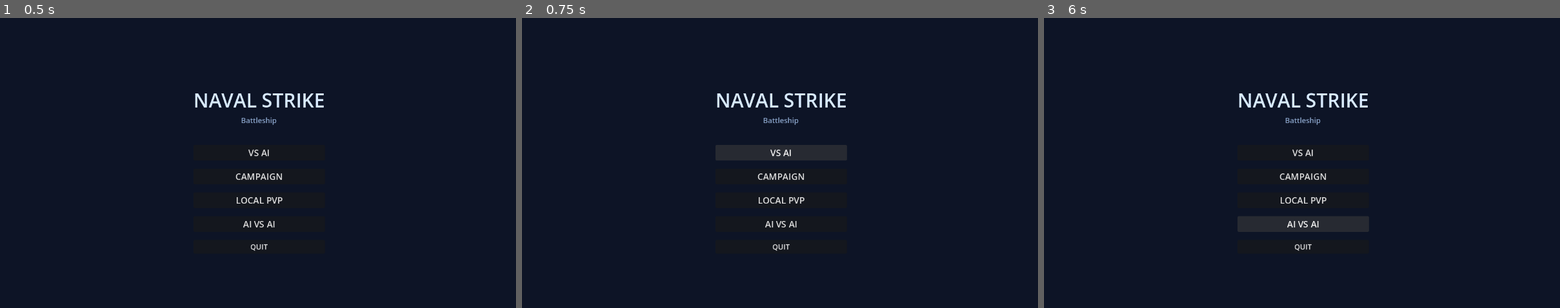
Above: before the commit, frames 1-3 (left to right).
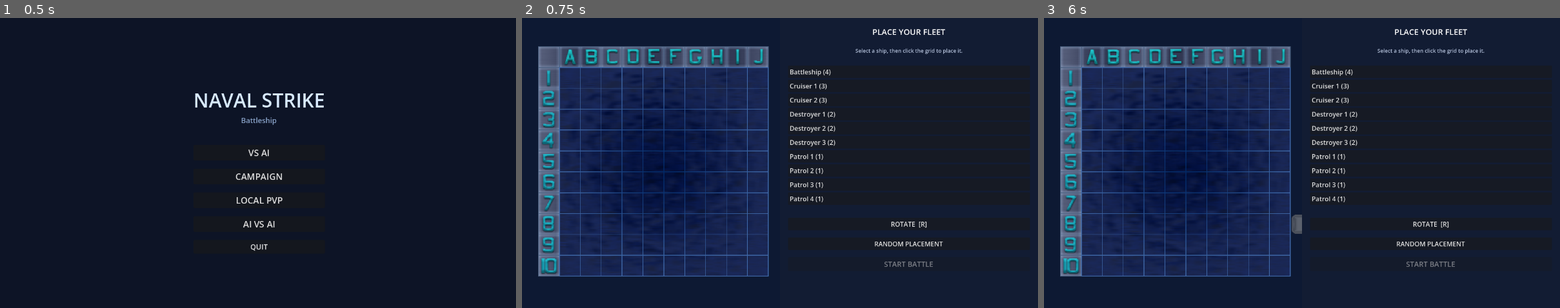
Above: after the commit, the same moments.

Repository: d1pg1/battleship
Game: Godot game, scene res://scenes/main_menu.tscn
Same seed, same stepped clock (60 frames per second), same inputs: the game is played once before the commit and once after it.
Inputs (mouse positions are in pixels of both pictures, inside the frame that each line leads up to):
- Up to frame 1 (0.5 s): no input
- Up to frame 2 (0.75 s): click "VS AI" at 0.5 s
- Up to frame 3 (6 s): click (1302, 200) at 1.25 s, where only the run before the commit has a clickable "LOCAL PVP"; click (1302, 177) at 2 s, where only the run before the commit has a clickable "CAMPAIGN"; click (1302, 177) at 2.75 s, where only the run before the commit has a clickable "CAMPAIGN"; click (1431, 73) at 3.5 s, where only the run after the commit has a clickable "Battleship (4)"; click (1431, 84) at 4.25 s, where only the run after the commit has a clickable "Cruiser 1 (3)"; click (1431, 99) at 5 s, where only the run after the commit has a clickable "Cruiser 2 (3)"; click (1302, 223) at 5.75 s, where only the run before the commit has a clickable "AI VS AI"

Frame 1 is identical in both runs. In frame 2, 36% of the frame differs, in the area x 3-86%, y 3-90%; in frame 3, 36%.
Error before the commit: Parse Error: Cannot infer the type of "center" variable because the value doesn't have a set type. (res://autoload/game_manager.gd:427)

Commit message:
new plot

Diff:
--- a/autoload/game_manager.gd
+++ b/autoload/game_manager.gd
@@ -26,8 +26,10 @@
 		"victory": "Careful now, commander. You have learned the waters first.",
 		"dialogue": [
 			{ "speaker": "Grandparents", "text": "Commander, thank the tides you came. Our little experimental vessel, Kolobok, has escaped the yard." },
+			{ "speaker": "{player}", "text": "Give me a fleet and a heading. I will bring Kolobok back." },
 			{ "speaker": "Grandparents", "text": "First, place your fleet. Ships can face sideways or forward, but they cannot touch, even by corners." },
 			{ "speaker": "Grandparents", "text": "In battle, choose a square on the enemy waters. A hit lets you fire again. A miss gives the enemy a turn." },
+			{ "speaker": "{player}", "text": "Understood. I will read the water one shot at a time." },
 			{ "speaker": "Grandparents", "text": "We will fire slowly and without tricks. Learn the grid, commander. Then follow Kolobok's wake." }
 		]
 	},
@@ -43,6 +45,7 @@
 		"victory": "Fast is not the same as accurate.",
 		"dialogue": [
 			{ "speaker": "Hare", "text": "Too slow! Too slow! Kolobok is already beyond your spyglass." },
+			{ "speaker": "{player}", "text": "Then I will make each shot count." },
 			{ "speaker": "Hare", "text": "You get ten seconds for each shot. I will pepper the waters until something cracks." }
 		]
 	},
@@ -57,6 +60,7 @@
 		"victory": "The hunter loses the trail.",
 		"dialogue": [
 			{ "speaker": "Wolf", "text": "Random waves are for frightened crews. I hunt patterns." },
+			{ "speaker": "{player}", "text": "Patterns can be broken." },
 			{ "speaker": "Wolf", "text": "Once I strike steel, I search around the wound until the whole ship goes under." }
 		]
 	},
@@ -72,6 +76,7 @@
 		"victory": "The sea is still again.",
 		"dialogue": [
 			{ "speaker": "Bear", "text": "Little shots. Little guesses. The sea trembles when I move." },
+			{ "speaker": "{player}", "text": "Then I will stay ahead of the tremor." },
 			{ "speaker": "Bear", "text": "Every few turns I strike a whole cross of water. Hide well, commander." }
 		]
 	},
@@ -87,6 +92,7 @@
 		"victory": "Kolobok slips away beyond the smoke.",
 		"dialogue": [
 			{ "speaker": "Kolobok", "text": "I sailed from the old hands. I sailed from the fast one. I sailed from the hunter." },
+			{ "speaker": "{player}", "text": "And now you sail into my grid." },
 			{ "speaker": "Kolobok", "text": "Strike me and I may shift what you have not yet found. Catch me if you can, commander." }
 		]
 	},
@@ -102,6 +108,7 @@
 		"victory": "The fox's whisper fades under the waves.",
 		"dialogue": [
 			{ "speaker": "Fox", "text": "You have become clever. That is dangerous. Clever captains trust what they think they see." },
+			{ "speaker": "{player}", "text": "Then I will trust the pattern, not the whisper." },
 			{ "speaker": "Fox", "text": "Some signals will lie. Come closer, commander. Just a little closer." }
 		]
 	},
@@ -117,6 +124,7 @@
 		"victory": "You have grown... enough to stop me.",
 		"dialogue": [
 			{ "speaker": "True Kolobok", "text": "You have learned from them. Speed. Hunger. Pressure. Doubt." },
+			{ "speaker": "{player}", "text": "I learned enough to end the chase." },
 			{ "speaker": "True Kolobok", "text": "I can shift, deceive, and strike wide. I am not running. I am choosing." }
 		]
 	},
@@ -129,6 +137,8 @@
 var last_winner: String = ""
 var active_player: int = 1
 var campaign_level_index: int = 0
+var campaign_player_name: String = "Commander"
+var campaign_in_progress := false
 
 var _ai  # AIController — set by start_battle()
 var _ai_player_1
@@ -185,10 +195,23 @@
 	mode = new_mode
 	reset()
 
-func start_campaign() -> void:
+func start_campaign(player_name: String = "") -> void:
 	mode = GameMode.CAMPAIGN
 	campaign_level_index = 0
+	campaign_player_name = _clean_campaign_name(player_name)
+	campaign_in_progress = true
 	reset()
+
+func continue_campaign() -> void:
+	mode = GameMode.CAMPAIGN
+	campaign_in_progress = true
+	reset()
+
+func has_campaign_progress() -> bool:
+	return campaign_in_progress and campaign_level_index >= 0 and campaign_level_index < CAMPAIGN_LEVELS.size()
+
+func complete_campaign() -> void:
+	campaign_in_progress = false
 
 func campaign_level() -> Dictionary:
 	return CAMPAIGN_LEVELS[campaign_level_index]
@@ -211,6 +234,9 @@
 
 func campaign_dialogue() -> Array:
 	return campaign_level()["dialogue"]
+
+func campaign_display_text(text: String) -> String:
+	return text.replace("{player}", campaign_player_name)
 
 func campaign_portrait_color() -> Color:
 	return campaign_level()["portrait_color"]
@@ -424,15 +450,15 @@
 	return true
 
 func _run_campaign_area_attack() -> void:
-	var center := _ai.choose_cell()
-	var cells := _area_cells(center)
+	var center: Vector2i = _ai.choose_cell()
+	var cells: Array[Vector2i] = _area_cells(center)
 	var hit_any := false
 	campaign_event.emit("%s launches an area strike." % campaign_opponent_name())
 	_bear_area_cooldown = 3
 	for cell in cells:
 		if player_board.is_already_fired(cell):
 			continue
-		var result := player_board.fire(cell)
+		var result: Dictionary = player_board.fire(cell)
 		var fired_cells: Array[Vector2i] = [cell]
 		_ai.add_to_fired(fired_cells)
 		_ai.on_fire_result(cell, result)
@@ -487,4 +513,12 @@
 	_player_turn_timer.stop()
 	state = State.GAME_OVER
 	last_winner = winner
+	if mode == GameMode.CAMPAIGN and winner == "player" and campaign_is_final_level():
+		complete_campaign()
 	game_ended.emit(winner)
+
+func _clean_campaign_name(player_name: String) -> String:
+	var cleaned := player_name.strip_edges()
+	if cleaned.is_empty():
+		return campaign_player_name if not campaign_player_name.is_empty() else "Commander"
+	return cleaned.substr(0, 18)
--- a/scenes/main_menu.tscn
+++ b/scenes/main_menu.tscn
@@ -92,3 +92,137 @@
 size_flags_horizontal = 3
 theme_override_font_sizes/font_size = 18
 text = "QUIT"
+
+[node name="CampaignPrompt" type="Control" parent="."]
+visible = false
+layout_mode = 0
+anchor_right = 1.0
+anchor_bottom = 1.0
+mouse_filter = 0
+
+[node name="Scrim" type="ColorRect" parent="CampaignPrompt"]
+layout_mode = 0
+anchor_right = 1.0
+anchor_bottom = 1.0
+color = Color(0.03, 0.06, 0.11, 0.92)
+
+[node name="Panel" type="PanelContainer" parent="CampaignPrompt"]
+layout_mode = 0
+anchor_left = 0.5
+anchor_right = 0.5
+anchor_top = 0.5
+anchor_bottom = 0.5
+offset_left = -220.0
+offset_right = 220.0
+offset_top = -150.0
+offset_bottom = 150.0
+
+[node name="VBox" type="VBoxContainer" parent="CampaignPrompt/Panel"]
+custom_minimum_size = Vector2(440, 300)
+layout_mode = 2
+alignment = 1
+
+[node name="PromptTitle" type="Label" parent="CampaignPrompt/Panel/VBox"]
+layout_mode = 2
+size_flags_horizontal = 3
+theme_override_font_sizes/font_size = 24
+text = "CAMPAIGN IN PROGRESS"
+horizontal_alignment = 1
+
+[node name="PromptDetail" type="Label" parent="CampaignPrompt/Panel/VBox"]
+layout_mode = 2
+size_flags_horizontal = 3
+theme_override_font_sizes/font_size = 16
+theme_override_colors/font_color = Color(0.75, 0.84, 1, 1)
+text = "Continue?"
+horizontal_alignment = 1
+autowrap_mode = 3
+
+[node name="SpacerPrompt" type="Control" parent="CampaignPrompt/Panel/VBox"]
+custom_minimum_size = Vector2(0, 22)
+layout_mode = 2
+
+[node name="ContinueButton" type="Button" parent="CampaignPrompt/Panel/VBox"]
+layout_mode = 2
+size_flags_horizontal = 3
+theme_override_font_sizes/font_size = 18
+text = "CONTINUE"
+
+[node name="NewCampaignButton" type="Button" parent="CampaignPrompt/Panel/VBox"]
+layout_mode = 2
+size_flags_horizontal = 3
+theme_override_font_sizes/font_size = 18
+text = "START NEW"
+
+[node name="CancelButton" type="Button" parent="CampaignPrompt/Panel/VBox"]
+layout_mode = 2
+size_flags_horizontal = 3
+theme_override_font_sizes/font_size = 16
+text = "CANCEL"
+
+[node name="NamePrompt" type="Control" parent="."]
+visible = false
+layout_mode = 0
+anchor_right = 1.0
+anchor_bottom = 1.0
+mouse_filter = 0
+
+[node name="Scrim" type="ColorRect" parent="NamePrompt"]
+layout_mode = 0
+anchor_right = 1.0
+anchor_bottom = 1.0
+color = Color(0.03, 0.06, 0.11, 0.92)
+
+[node name="Panel" type="PanelContainer" parent="NamePrompt"]
+layout_mode = 0
+anchor_left = 0.5
+anchor_right = 0.5
+anchor_top = 0.5
+anchor_bottom = 0.5
+offset_left = -220.0
+offset_right = 220.0
+offset_top = -135.0
+offset_bottom = 135.0
+
+[node name="VBox" type="VBoxContainer" parent="NamePrompt/Panel"]
+custom_minimum_size = Vector2(440, 270)
+layout_mode = 2
+alignment = 1
+
+[node name="NameTitle" type="Label" parent="NamePrompt/Panel/VBox"]
+layout_mode = 2
+size_flags_horizontal = 3
+theme_override_font_sizes/font_size = 24
+text = "COMMANDER NAME"
+horizontal_alignment = 1
+
+[node name="NameDetail" type="Label" parent="NamePrompt/Panel/VBox"]
+layout_mode = 2
+size_flags_horizontal = 3
+theme_override_font_sizes/font_size = 15
+theme_override_colors/font_color = Color(0.75, 0.84, 1, 1)
+text = "This name is used in campaign dialogue."
+horizontal_alignment = 1
+
+[node name="NameEdit" type="LineEdit" parent="NamePrompt/Panel/VBox"]
+layout_mode = 2
+size_flags_horizontal = 3
+max_length = 18
+placeholder_text = "Commander"
+text = "Commander"
+
+[node name="SpacerName" type="Control" parent="NamePrompt/Panel/VBox"]
+custom_minimum_size = Vector2(0, 18)
+layout_mode = 2
+
+[node name="StartButton" type="Button" parent="NamePrompt/Panel/VBox"]
+layout_mode = 2
+size_flags_horizontal = 3
+theme_override_font_sizes/font_size = 18
+text = "START CAMPAIGN"
+
+[node name="CancelButton" type="Button" parent="NamePrompt/Panel/VBox"]
+layout_mode = 2
+size_flags_horizontal = 3
+theme_override_font_sizes/font_size = 16
+text = "CANCEL"
--- a/scripts/main_menu.gd
+++ b/scripts/main_menu.gd
@@ -6,6 +6,16 @@
 @onready var _local_pvp_btn: Button = $VBox/LocalPvpButton
 @onready var _ai_vs_ai_btn: Button = $VBox/AIVsAIButton
 @onready var _quit_btn: Button = $VBox/QuitButton
+@onready var _campaign_prompt: Control = $CampaignPrompt
+@onready var _prompt_title: Label = $CampaignPrompt/Panel/VBox/PromptTitle
+@onready var _prompt_detail: Label = $CampaignPrompt/Panel/VBox/PromptDetail
+@onready var _continue_btn: Button = $CampaignPrompt/Panel/VBox/ContinueButton
+@onready var _new_campaign_btn: Button = $CampaignPrompt/Panel/VBox/NewCampaignButton
+@onready var _prompt_cancel_btn: Button = $CampaignPrompt/Panel/VBox/CancelButton
+@onready var _name_prompt: Control = $NamePrompt
+@onready var _name_edit: LineEdit = $NamePrompt/Panel/VBox/NameEdit
+@onready var _start_campaign_btn: Button = $NamePrompt/Panel/VBox/StartButton
+@onready var _name_cancel_btn: Button = $NamePrompt/Panel/VBox/CancelButton
 
 func _ready() -> void:
 	_vs_ai_btn.pressed.connect(_on_vs_ai)
@@ -13,14 +23,22 @@
 	_local_pvp_btn.pressed.connect(_on_local_pvp)
 	_ai_vs_ai_btn.pressed.connect(_on_ai_vs_ai)
 	_quit_btn.pressed.connect(_on_quit)
+	_continue_btn.pressed.connect(_on_continue_campaign)
+	_new_campaign_btn.pressed.connect(_on_new_campaign)
+	_prompt_cancel_btn.pressed.connect(_hide_campaign_prompts)
+	_start_campaign_btn.pressed.connect(_on_start_named_campaign)
+	_name_cancel_btn.pressed.connect(_hide_campaign_prompts)
+	_name_edit.text_submitted.connect(_on_name_submitted)
 
 func _on_vs_ai() -> void:
 	GameManager.start_new_game(GameManager.GameMode.VS_AI)
 	get_tree().call_deferred("change_scene_to_file", "res://scenes/placement_screen.tscn")
 
 func _on_campaign() -> void:
-	GameManager.start_campaign()
-	get_tree().call_deferred("change_scene_to_file", "res://scenes/placement_screen.tscn")
+	if GameManager.has_campaign_progress():
+		_show_continue_prompt()
+	else:
+		_show_name_prompt()
 
 func _on_local_pvp() -> void:
 	GameManager.start_new_game(GameManager.GameMode.LOCAL_PVP)
@@ -32,3 +50,34 @@
 
 func _on_quit() -> void:
 	get_tree().quit()
+
+func _show_continue_prompt() -> void:
+	_name_prompt.visible = false
+	_prompt_title.text = "CAMPAIGN IN PROGRESS"
+	_prompt_detail.text = "%s is at %s." % [GameManager.campaign_player_name, GameManager.campaign_title()]
+	_campaign_prompt.visible = true
+
+func _show_name_prompt() -> void:
+	_campaign_prompt.visible = false
+	_name_edit.text = GameManager.campaign_player_name
+	_name_prompt.visible = true
+	_name_edit.grab_focus()
+	_name_edit.select_all()
+
+func _hide_campaign_prompts() -> void:
+	_campaign_prompt.visible = false
+	_name_prompt.visible = false
+
+func _on_continue_campaign() -> void:
+	GameManager.continue_campaign()
+	get_tree().call_deferred("change_scene_to_file", "res://scenes/placement_screen.tscn")
+
+func _on_new_campaign() -> void:
+	_show_name_prompt()
+
+func _on_start_named_campaign() -> void:
+	GameManager.start_campaign(_name_edit.text)
+	get_tree().call_deferred("change_scene_to_file", "res://scenes/placement_screen.tscn")
+
+func _on_name_submitted(_text: String) -> void:
+	_on_start_named_campaign()
--- a/scripts/placement_controller.gd
+++ b/scripts/placement_controller.gd
@@ -197,8 +197,8 @@
 		_update_start_button()
 		return
 	var line: Dictionary = _campaign_dialogue[_dialogue_index] as Dictionary
-	_speaker_label.text = line["speaker"]
-	_dialogue_label.text = line["text"]
+	_speaker_label.text = GameManager.campaign_display_text(line["speaker"])
+	_dialogue_label.text = GameManager.campaign_display_text(line["text"])
 	_dialogue_btn.text = "PLACE FLEET" if _dialogue_index == _campaign_dialogue.size() - 1 else "CONTINUE"
 
 func _on_dialogue_continue_pressed() -> void:
--- a/scripts/result_screen.gd
+++ b/scripts/result_screen.gd
@@ -43,7 +43,7 @@
 func _on_play_again() -> void:
 	if GameManager.mode == GameManager.GameMode.CAMPAIGN:
 		if GameManager.last_winner == "player" and GameManager.campaign_is_final_level():
-			GameManager.start_campaign()
+			GameManager.start_campaign(GameManager.campaign_player_name)
 		else:
 			if GameManager.last_winner == "player":
 				GameManager.advance_campaign_level()
@@ -57,5 +57,8 @@
 		get_tree().call_deferred("change_scene_to_file", "res://scenes/placement_screen.tscn")
 
 func _on_menu() -> void:
+	if GameManager.mode == GameManager.GameMode.CAMPAIGN:
+		if GameManager.last_winner == "player" and not GameManager.campaign_is_final_level():
+			GameManager.advance_campaign_level()
 	GameManager.reset()
 	get_tree().call_deferred("change_scene_to_file", "res://scenes/main_menu.tscn")
Not shown, changed: PROJECT_STATE.md
